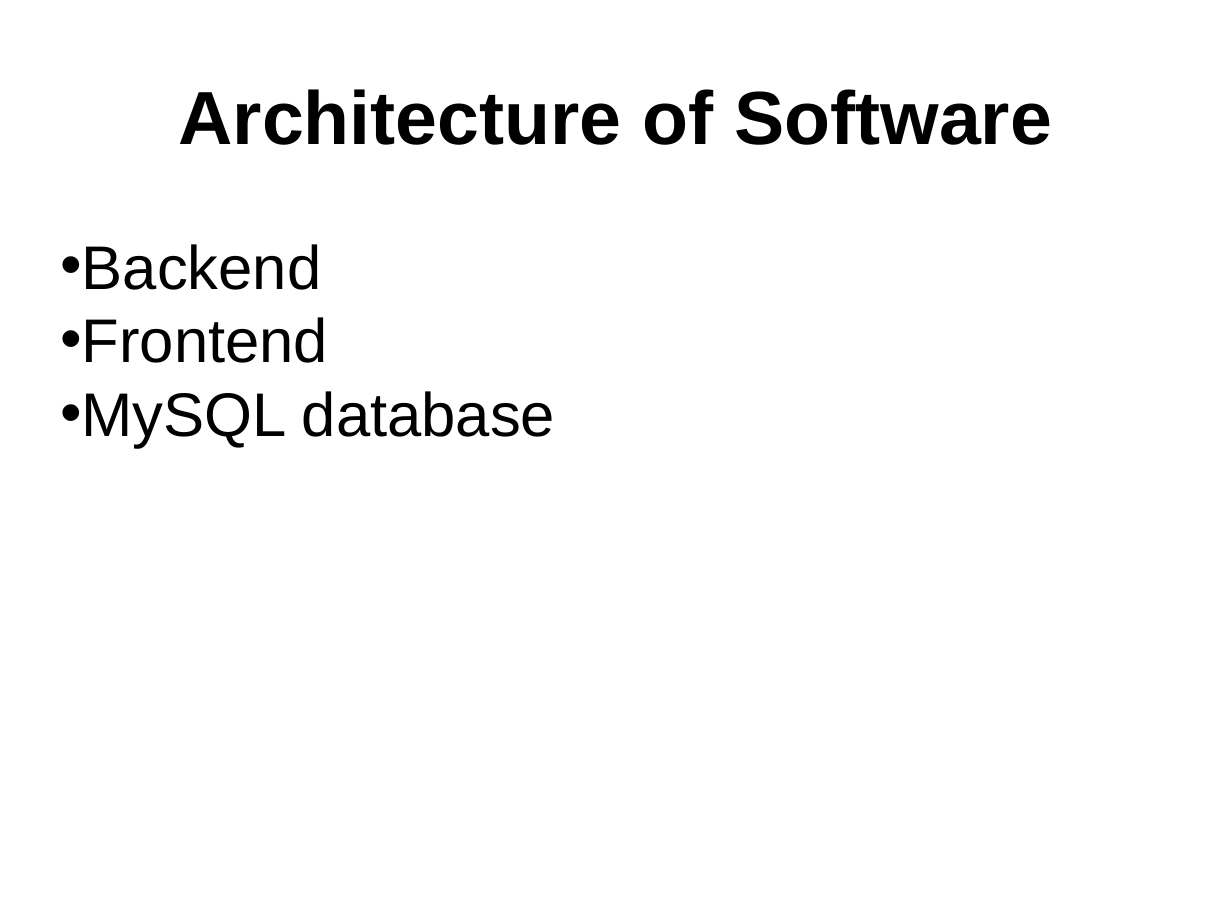
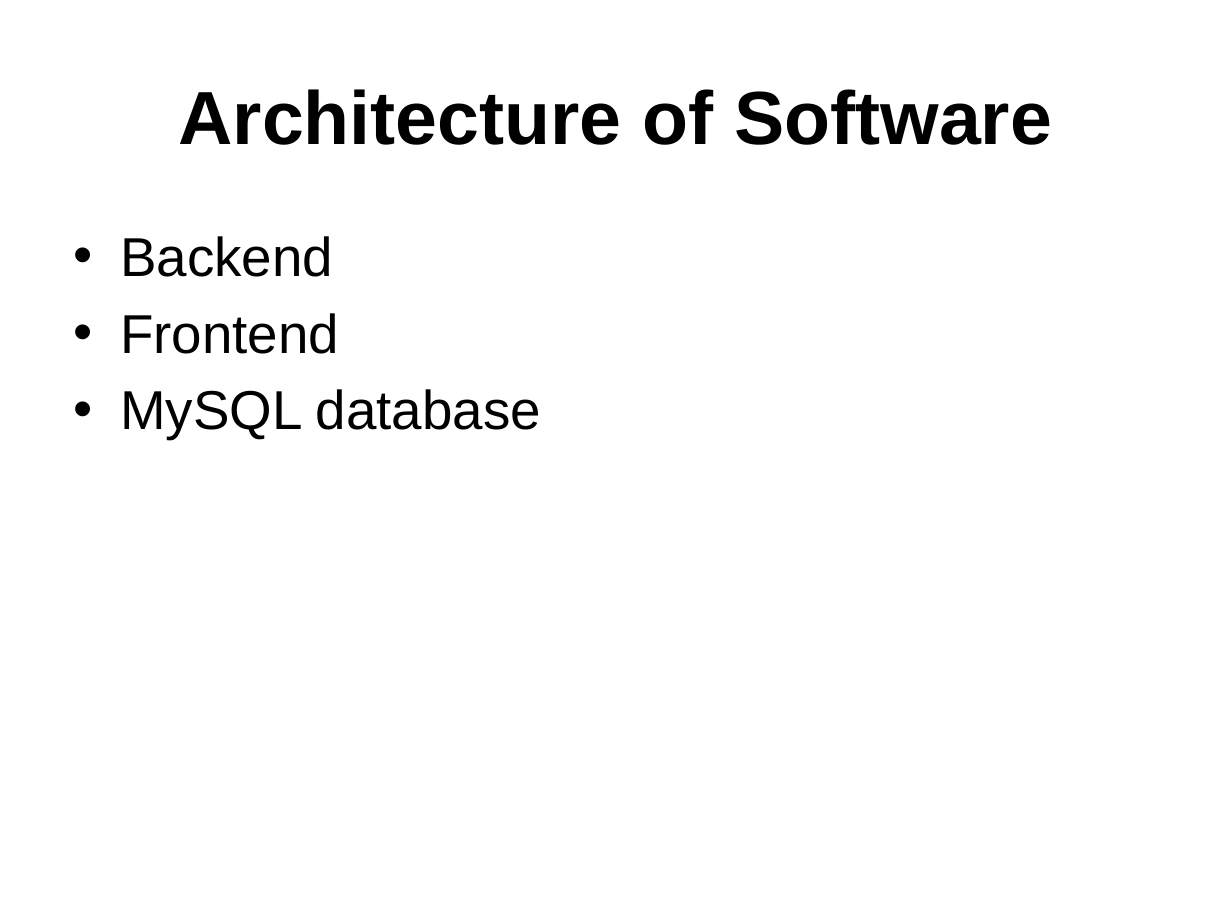
Before and after one commit to momikadragoner/Vizsgaremek, a slide deck: slide 4 of PPT/AGORA.pptx (slide 3 before the commit). Drawn at 1232x924 pixels with LibreOffice and Linux fonts; fonts in the diff are those of the drawing. Boxes give left, top, right and bottom in pixels: in the first picture for what was removed or moved away, otherwise in the second. Text is boxed around its words. In the diff, an @@ line names an element or a change of style, - is before the commit and + after.

```diff
--- a/PPT/AGORA.pptx
+++ b/PPT/AGORA.pptx
@@ text "Backend": place and size @@
-text "Backend" at box(60, 244, 555, 448)
+text "Backend" at box(120, 236, 541, 439)
@@ text "Backend" at box(120, 236, 541, 439): size 36 to 32 pt; indent changed; more space between paragraphs @@
```
Also in this commit, not shown: 3 slides added, 3 other files.
